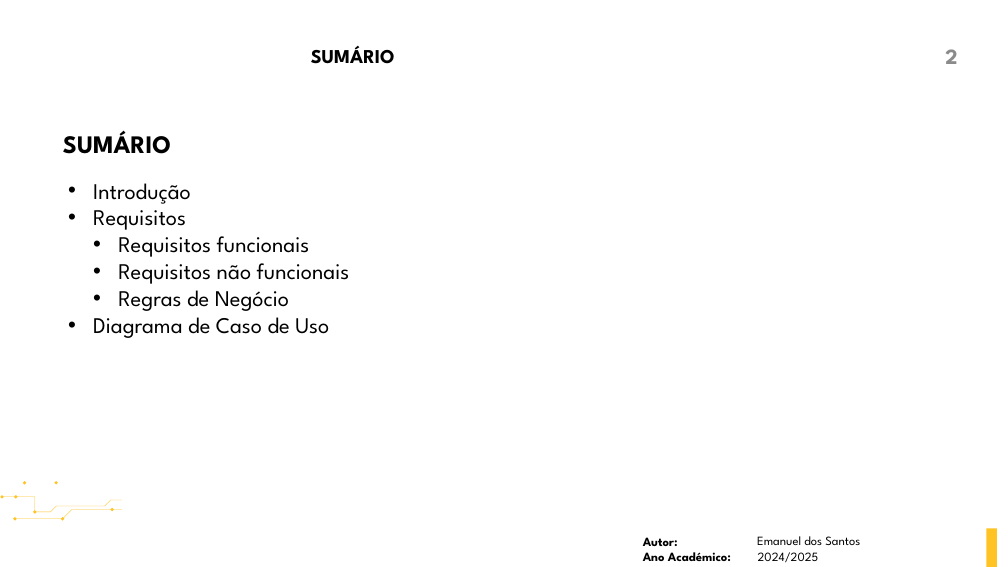
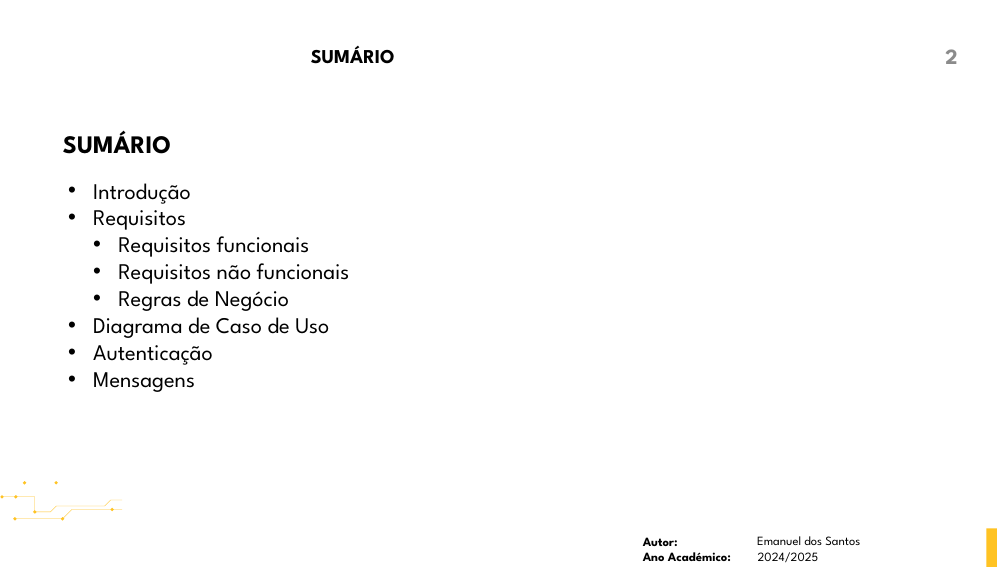
Before and after one commit to SW-Wanted/plataforma-de-comunicacao, a slide deck: slide 2 of Exame_T3_G04/docs/Apresentacao_do_Programa.pptx. Drawn at 1008x567 pixels with LibreOffice and Linux fonts; fonts in the diff are those of the drawing; background and template pictures are left out. Boxes give left, top, right and bottom in pixels: in the first picture for what was removed or moved away, otherwise in the second. Text is boxed around its words. In the diff, an @@ line names an element or a change of style, - is before the commit and + after.

```diff
--- a/Exame_T3_G04/docs/Apresentacao_do_Programa.pptx
+++ b/Exame_T3_G04/docs/Apresentacao_do_Programa.pptx
@@ text at [93,345,212,392]: paragraphs added @@
+• Autenticação
+• Mensagens
```
Also in this commit, not shown: 3 slides added, 5 other files.
